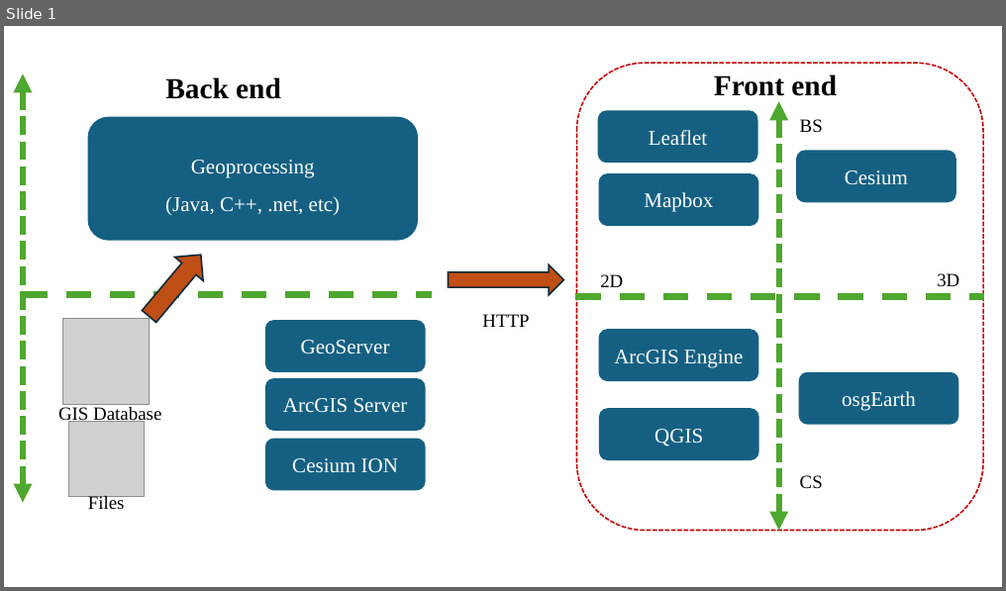
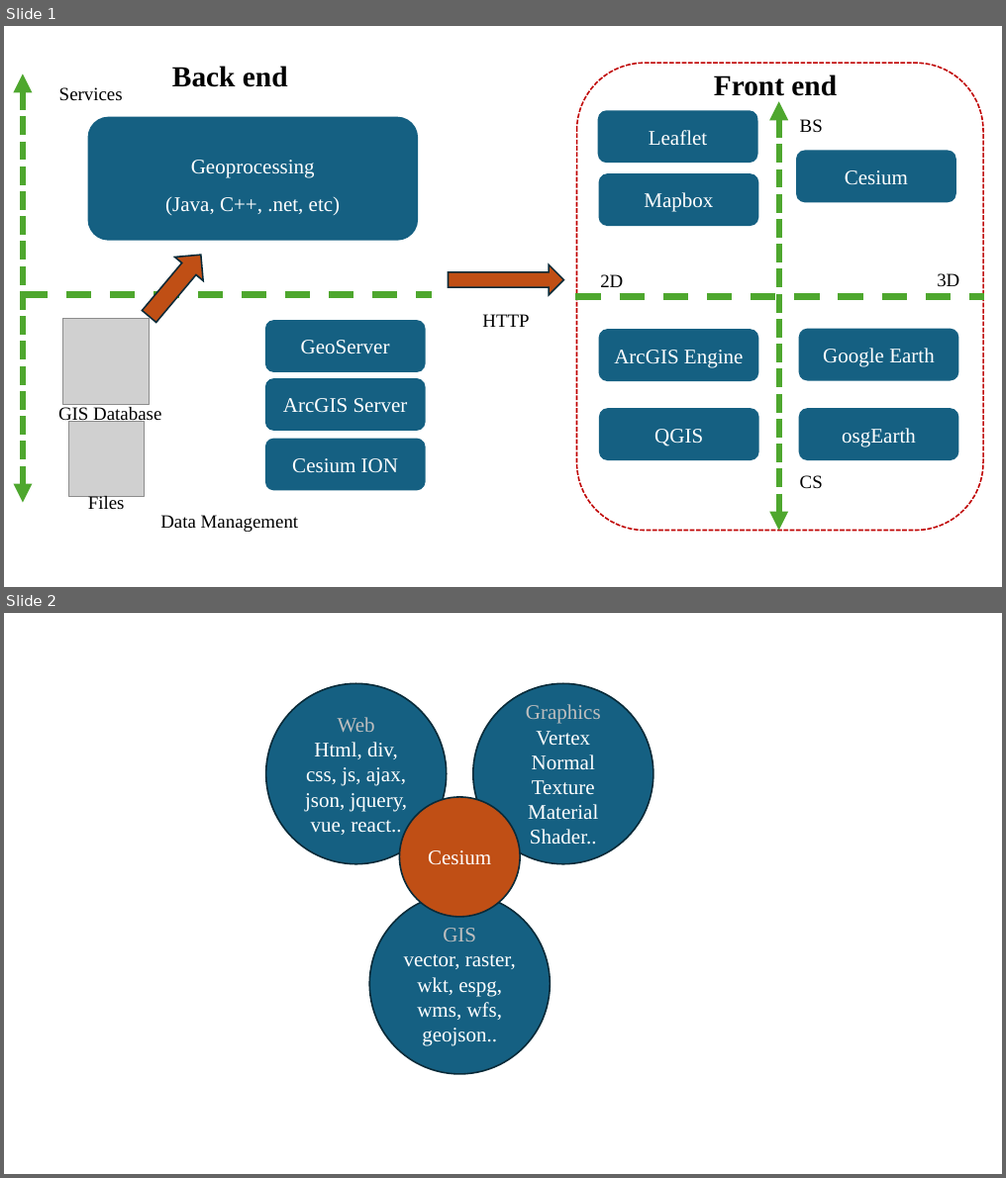
Before and after one commit to gisyaliny/webgis, a slide deck: assets/graph.pptx. Shown one above the other, each under a label of ours: slide 1 before the commit, slides 1 and 2 after it. The pictures are 1006x591 and 1006x1178 pixels, drawn with LibreOffice and Linux fonts; fonts in the diff are those of the drawing; grey boxes stand for pictures. Boxes give left, top, right and bottom in pixels: in the first picture for what was removed or moved away, otherwise in the second. Text is boxed around its words. In the diff, an @@ line names an element or a change of style, - is before the commit and + after.

```diff
--- a/assets/graph.pptx
+++ b/assets/graph.pptx
@@ slide 2 added at <box>4,613,1002,1174</box>, background #FFFFFF @@
@@ ellipse added at <box>266,683,447,863</box>, fill #156082, outline #092A39 1.5 pt, 20 pt, text #FFFFFF @@
+Web
+Html, div, css, js, ajax, json, jquery, vue, react..
@@ ellipse added at <box>473,683,653,863</box>, fill #156082, outline #092A39 1.5 pt, 20 pt, text #FFFFFF @@
+Graphics
+Vertex
+Normal
+Texture
+Material
+Shader..
@@ ellipse added at <box>399,797,520,917</box>, fill #C04F15, outline #092A39 1.5 pt, 20 pt, text #FFFFFF @@
+Cesium
@@ ellipse added at <box>369,894,549,1074</box>, fill #156082, outline #092A39 1.5 pt, 20 pt, text #FFFFFF @@
+GIS
+vector, raster, wkt, espg, wms, wfs, geojson..
@@ slide 1 changed as well @@
@@ text "Back end": place and size @@
-text "Back end" at <box>165,77,281,99</box>
+text "Back end" at <box>172,66,288,87</box>
@@ text added at <box>59,87,123,101</box>, 18 pt, text #000000 @@
+Services
@@ rounded rectangle added at <box>799,329,959,380</box>, fill #156082, 20 pt, text #FFFFFF @@
+Google Earth
@@ rounded rectangle "osgEarth": place and size @@
-rounded rectangle "osgEarth" at <box>799,372,959,425</box>
+rounded rectangle "osgEarth" at <box>799,408,959,461</box>
@@ text added at <box>160,515,299,532</box>, 18 pt, text #000000 @@
+Data Management
```
Also in this commit, not shown: 4 other files.
